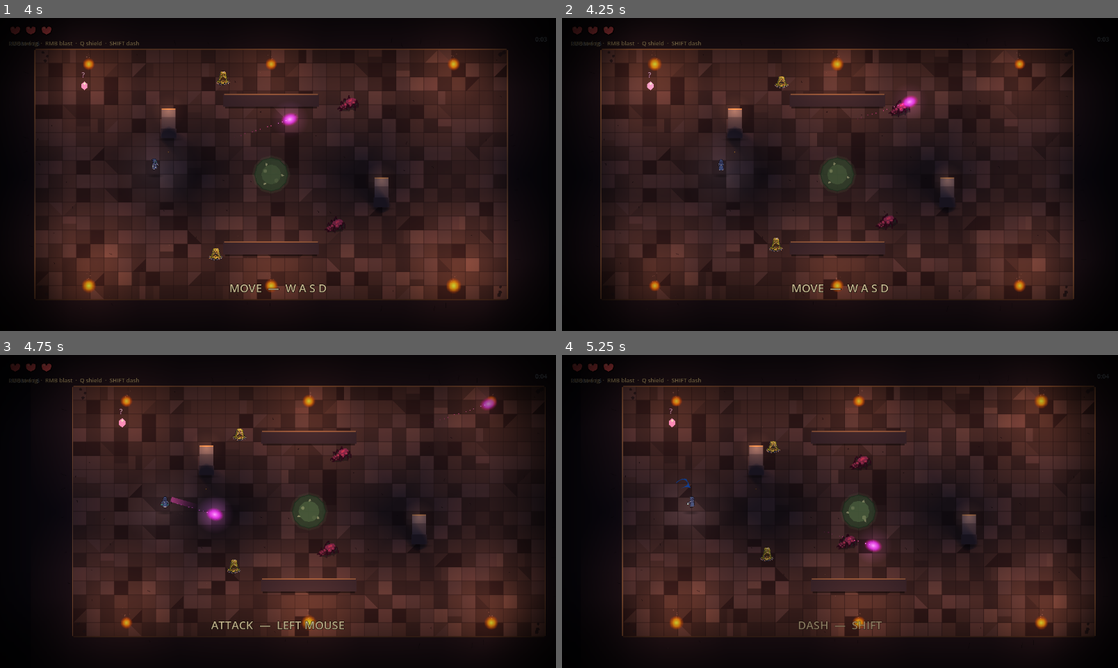
Above: before the commit, frames 1-4 (two rows, left to right).
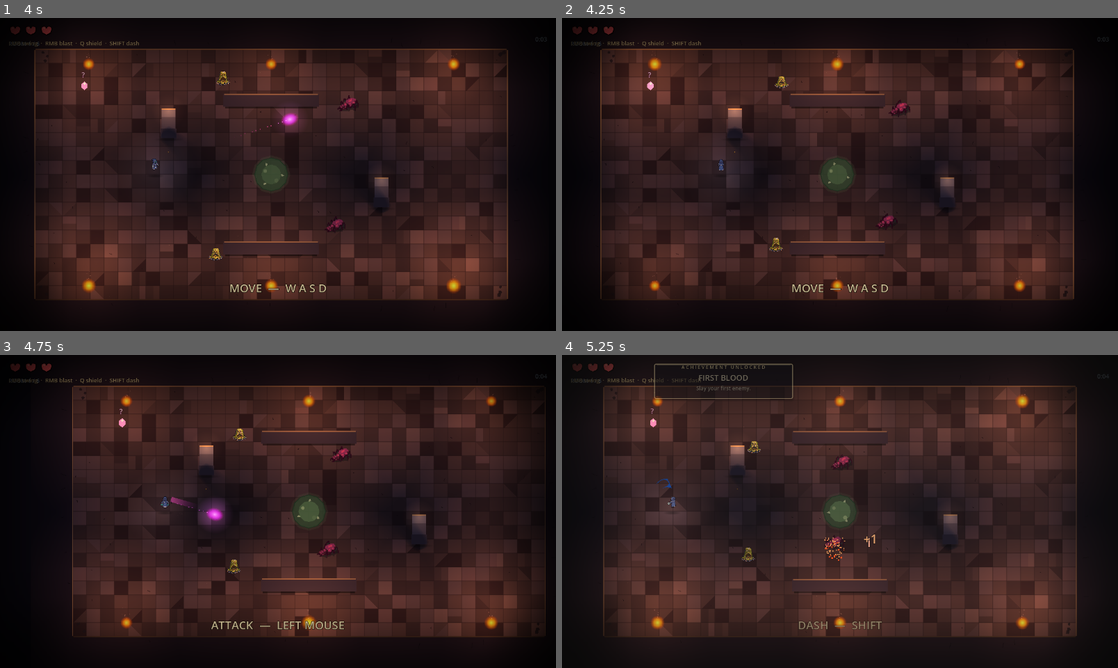
Above: after the commit, the same moments.

Repository: alitaghva1/ethera
Game: Godot game, scene res://scenes/main_menu.tscn
The game is run twice, just before and just after one commit, with the same random seed, the same clock (stepped at 60 frames per second) and the same inputs.
Inputs (mouse positions are in pixels of both pictures, inside the frame that each line leads up to):
- Up to frame 1 (4 s): click "BEGIN" at 0.5 s; tap Enter at 1.25 s; move the mouse to (400, 158) at 1.27 s; hold D (move_right) 1.28-2 s; hold Right mouse button (blast) 1.28-2 s; click (400, 158) at 1.42 s; drag from (166, 190) to (55, 86) at 2.02 s; move the mouse to (333, 105) at 2.77 s; hold D (move_right) 2.78-3.5 s; hold Right mouse button (blast) 2.78-3.5 s; drag from (250, 237) to (155, 152) at 3.52 s
- Up to frame 2 (4.25 s): no input
- Up to frame 3 (4.75 s): move the mouse to (444, 558) at 4.27 s; hold A (move_left) from 4.28 s (still down); hold E (interact) from 4.28 s (still down); right-click (444, 558) at 4.55 s
- Up to frame 4 (5.25 s): release A (move_left) at 5 s; release E (interact) at 5 s; drag from (673, 464) to (756, 433) at 5.02 s

Frame 1 is identical in both runs. In frame 2, 0.1% of the frame differs, in the area x 53-65%, y 24-33%; in frame 3, less than 0.1%; in frame 4, 16%, in the area x 7-96%, y 2-91%.

Commit message:
fix(godot iter-167/168/169): blast hitbox + oversized enemies + AI stuck-detection
User-reported gameplay/feel issues, all fixed:

iter-167 — Blast hitbox 6 → 12 px
  projectile.tscn's CircleShape2D.radius was 6 px while the visible orb
  sprite is ~32 px wide. The player aimed at an enemy, the orb visually
  overlapped, the collider missed. Doubled to 12 — still half the
  visible sprite (so enemy bolts are still dodgeable), but generous
  enough that any near-on-target shot connects.

iter-168 — Oversized enemy sprite_scales bulk pass
  The orc in the user's screenshot was visually 3× the hero's
  silhouette (sprite_scale = 3.733). Same for 10 other enemies that
  had scales from 2.26 to 3.733 — leftovers from a prior HERO_DRAW=80
  era (current HERO_DRAW=60).

  Retuned to target visible heights ≈ 1.4-1.6× hero:
    orc              3.733 → 1.8   (-13.5 y-offset)
    werewolf         3.5   → 1.8   (-13)
    armored_skeleton 2.957 → 1.8   (-14)
    wizard           2.947 → 1.7   (-13.5)
    priest           2.8   → 1.7   (-13.5)
    spectral_priest  2.8   → 1.7   (-13.5)
    archer           2.667 → 1.6   (-14.4)
    ember_bomber     2.6   → 1.6   (-10)
    glyph_warden     2.6   → 1.6   (-13.5)
    rogue_wraith     2.6   → 1.6   (-13.5)
    bonecap          2.261 → 1.5   (-12)

  sprite_y_offsets scaled down proportionally (about 55-60% of original
  to keep visual feet anchored at the body position).

  Bosses (broodmother, iron_revenant) untouched — they should remain
  silhouette-dominant.

iter-169 — Enemy stuck-detection + side-step
  User read: "Enemy AI seems dumb in general and gets stuck a lot."
  Pre-iter-169 chase_contact / telegraphed_melee enemies wedged
  against walls / pillars / each other just pushed into the obstacle
  forever (no pathfinding).

  Cheap heuristic (no NavigationAgent2D): every 0.55 s, compare current
  position to where it was at the last check. If the intended velocity
  was non-zero (the enemy was trying to move) AND actual movement was
  less than 14 px, override velocity with a perpendicular direction
  (50/50 left/right) for 0.40 s. After the dodge expires, normal AI
  resumes — if still wedged, the next check fires another dodge,
  randomized so a pile of enemies doesn't all rubber-band the same
  way.

  Hooked into _tick_chase_contact (slime, orc, ember, werewolf,
  broodmother) and _tick_telegraphed_melee → IDLE chase branch
  (skel, armored_skel, lancer, iron_revenant). Both call
  _maybe_stuck_dodge(delta, intended); the helper is identity when
  the enemy moves freely, so no behavior change in open space.

Bigger fixes (full NavigationAgent2D pathfinding, room layout audit
for chokepoint widths vs new collider sizes) are next-iter work
after seeing how these three feel in motion.

Booted clean.

Co-Authored-By: Claude Opus 4.7 (1M context) <noreply@anthropic.com>

Diff:
--- a/slime-depths-godot/scenes/enemies/archer.tres
+++ b/slime-depths-godot/scenes/enemies/archer.tres
@@ -15,8 +15,8 @@
 attack_sheet = ExtResource("4_attack")
 death_sheet = ExtResource("5_death")
 cell_size = 100
-sprite_scale = 2.667
-sprite_y_offset = -24.0
+sprite_scale = 1.6
+sprite_y_offset = -14.4
 collision_radius = 16.0
 frames_idle = 6
 frames_walk = 8
--- a/slime-depths-godot/scenes/enemies/armored_skeleton.tres
+++ b/slime-depths-godot/scenes/enemies/armored_skeleton.tres
@@ -15,8 +15,8 @@
 attack_sheet = ExtResource("4_attack")
 death_sheet = ExtResource("5_death")
 cell_size = 100
-sprite_scale = 2.957
-sprite_y_offset = -23.7
+sprite_scale = 1.8
+sprite_y_offset = -14.0
 collision_radius = 18.0
 frames_idle = 6
 frames_walk = 8
--- a/slime-depths-godot/scenes/enemies/bonecap.tres
+++ b/slime-depths-godot/scenes/enemies/bonecap.tres
@@ -15,8 +15,8 @@
 attack_sheet = ExtResource("4_attack")
 death_sheet = ExtResource("5_death")
 cell_size = 100
-sprite_scale = 2.261
-sprite_y_offset = -18.1
+sprite_scale = 1.5
+sprite_y_offset = -12.0
 collision_radius = 18.0
 frames_idle = 6
 frames_walk = 8
--- a/slime-depths-godot/scenes/enemies/ember_bomber.tres
+++ b/slime-depths-godot/scenes/enemies/ember_bomber.tres
@@ -26,8 +26,8 @@
 attack_sheet = ExtResource("4_attack")
 death_sheet = ExtResource("5_death")
 cell_size = 100
-sprite_scale = 2.6
-sprite_y_offset = -16.0
+sprite_scale = 1.6
+sprite_y_offset = -10.0
 collision_radius = 18.0
 ; Iter 70 — RED-HOT baseline so the bomber reads "more volatile" than
 ; the regular ember (both reuse ember_*.png). The bomber's prime state
--- a/slime-depths-godot/scenes/enemies/glyph_warden.tres
+++ b/slime-depths-godot/scenes/enemies/glyph_warden.tres
@@ -49,8 +49,8 @@
 attack_sheet = ExtResource("4_attack")
 death_sheet = ExtResource("5_death")
 cell_size = 100
-sprite_scale = 2.6
-sprite_y_offset = -22.0
+sprite_scale = 1.6
+sprite_y_offset = -13.5
 collision_radius = 16.0
 ; Iter 72 — strong gold-amber tint so the warden reads visually as
 ; "rune inscriber" and is unmistakable next to the wiz (neutral
--- a/slime-depths-godot/scenes/enemies/orc.tres
+++ b/slime-depths-godot/scenes/enemies/orc.tres
@@ -15,8 +15,8 @@
 attack_sheet = ExtResource("4_attack")
 death_sheet = ExtResource("5_death")
 cell_size = 100
-sprite_scale = 3.733
-sprite_y_offset = -26.1
+sprite_scale = 1.8
+sprite_y_offset = -14.0
 collision_radius = 20.0
 frames_idle = 6
 frames_walk = 8
--- a/slime-depths-godot/scenes/enemies/priest.tres
+++ b/slime-depths-godot/scenes/enemies/priest.tres
@@ -15,8 +15,8 @@
 attack_sheet = ExtResource("4_attack")
 death_sheet = ExtResource("5_death")
 cell_size = 100
-sprite_scale = 2.8
-sprite_y_offset = -22.4
+sprite_scale = 1.7
+sprite_y_offset = -13.5
 collision_radius = 16.0
 frames_idle = 6
 frames_walk = 8
--- a/slime-depths-godot/scenes/enemies/rogue_wraith.tres
+++ b/slime-depths-godot/scenes/enemies/rogue_wraith.tres
@@ -35,8 +35,8 @@
 attack_sheet = ExtResource("4_attack")
 death_sheet = ExtResource("5_death")
 cell_size = 100
-sprite_scale = 2.6
-sprite_y_offset = -22.0
+sprite_scale = 1.6
+sprite_y_offset = -13.5
 collision_radius = 16.0
 ; Iter 70 — violet + slight transparency so the wraith reads as a
 ; PHANTOM compared to the regular wiz (also using wiz_*.png). The
--- a/slime-depths-godot/scenes/enemies/spectral_priest.tres
+++ b/slime-depths-godot/scenes/enemies/spectral_priest.tres
@@ -27,8 +27,8 @@
 attack_sheet = ExtResource("4_attack")
 death_sheet = ExtResource("5_death")
 cell_size = 100
-sprite_scale = 2.8
-sprite_y_offset = -22.4
+sprite_scale = 1.7
+sprite_y_offset = -13.5
 collision_radius = 16.0
 ; Iter 70 — green-shifted baseline modulate so the spectral_priest reads
 ; as DISTINCT from the regular priest in combat. Without this they share
--- a/slime-depths-godot/scenes/enemies/werewolf.tres
+++ b/slime-depths-godot/scenes/enemies/werewolf.tres
@@ -15,8 +15,8 @@
 attack_sheet = ExtResource("4_attack")
 death_sheet = ExtResource("5_death")
 cell_size = 100
-sprite_scale = 3.5
-sprite_y_offset = -24.5
+sprite_scale = 1.8
+sprite_y_offset = -13.0
 collision_radius = 18.0
 frames_idle = 6
 frames_walk = 8
--- a/slime-depths-godot/scenes/enemies/wiz.tres
+++ b/slime-depths-godot/scenes/enemies/wiz.tres
@@ -15,8 +15,8 @@
 attack_sheet = ExtResource("4_attack")
 death_sheet = ExtResource("5_death")
 cell_size = 100
-sprite_scale = 2.947
-sprite_y_offset = -23.6
+sprite_scale = 1.7
+sprite_y_offset = -13.5
 collision_radius = 18.0
 frames_idle = 6
 frames_walk = 8
--- a/slime-depths-godot/scenes/projectile.tscn
+++ b/slime-depths-godot/scenes/projectile.tscn
@@ -2,8 +2,14 @@
 
 [ext_resource type="Script" path="res://scripts/projectile.gd" id="1_script"]
 
+; Iter 167 — radius 6 → 12. The orb sprite is ~32 px visible; a 6 px
+; collider meant the blast "missed" enemies it visually overlapped
+; (user-reported "blast doesn't feel like it has a proper hitbox").
+; 12 px is half the visible sprite — generous enough that the player
+; reliably hits things they aimed at, small enough that enemy bolts
+; aren't impossible to dodge.
 [sub_resource type="CircleShape2D" id="proj_shape"]
-radius = 6.0
+radius = 12.0
 
 ; Magenta-cored orb — distinct from torch orange + slime/skel red.
 ; Reads as "magic" at a glance in the torchlit dungeon.
--- a/slime-depths-godot/scripts/enemy.gd
+++ b/slime-depths-godot/scripts/enemy.gd
@@ -122,6 +122,28 @@
 # enemy resumes its AI.
 var _hurt_anim_time: float = 0.0
 const HURT_ANIM_DURATION: float = 0.18
+# Iter 169 — stuck detection + side-step. Pre-iter-169 chase_contact
+# enemies wedged against walls / pillars / each other just pushed
+# into the obstacle forever (no pathfinding). User read: "Enemy AI
+# seems dumb in general and gets stuck a lot."
+#
+# Heuristic (cheap, no NavigationAgent2D): every STUCK_CHECK_INTERVAL
+# seconds, compare the enemy's position to where it WAS at the last
+# check. If the intended velocity is non-zero (the enemy is trying
+# to move) AND actual movement was less than STUCK_DIST_THRESHOLD,
+# the enemy is wedged. Override velocity with a perpendicular
+# direction for STUCK_DODGE_DURATION so the enemy "side-steps" around
+# the obstacle. After the dodge window the normal AI resumes — if
+# the enemy is STILL stuck, the next check fires another dodge in
+# the OPPOSITE direction (50/50 randomized so a pile of enemies
+# doesn't collectively rubber-band the same way).
+const STUCK_CHECK_INTERVAL: float = 0.55
+const STUCK_DIST_THRESHOLD: float = 14.0
+const STUCK_DODGE_DURATION: float = 0.40
+var _stuck_check_timer: float = 0.0
+var _stuck_check_pos: Vector2 = Vector2.ZERO
+var _stuck_dodge_timer: float = 0.0
+var _stuck_dodge_dir: Vector2 = Vector2.ZERO
 # Iter 152 — idle bob: subtle vertical sin oscillation on the sprite
 # during non-action states so enemies look ALIVE instead of statues
 # pinned to the floor. Each enemy gets a random phase at _ready so a
@@ -734,6 +756,43 @@
 # ── Behavior: chase_contact ───────────────────────────────────────────
 # Walk straight at hero. Body-bump deals damage on a timer while in
 # contact range. Used by slime, crypt_spider, orc, ember, werewolf.
+# Iter 169 — stuck-detection helper. Takes the intended velocity (the
+# behavior's desired direction × speed); returns either the same
+# velocity (free path) or a perpendicular override (dodging an
+# obstacle). The caller assigns the result to self.velocity.
+#
+# Self-resetting: when the dodge window expires, the next regular
+# check baselines a fresh _stuck_check_pos. If the enemy is still
+# pinned, the next dodge picks a perpendicular (50/50 randomized)
+# — opposite-direction dodges aren't forced because that would
+# rubber-band a pile of enemies the same way.
+func _maybe_stuck_dodge(delta: float, intended: Vector2) -> Vector2:
+	# Currently in a dodge window — keep using the perpendicular dir
+	# at the intended speed.
+	if _stuck_dodge_timer > 0.0:
+		_stuck_dodge_timer -= delta
+		return _stuck_dodge_dir * intended.length()
+	# Tick the stuck-check timer; only evaluate when interval elapses.
+	_stuck_check_timer += delta
+	if _stuck_check_timer < STUCK_CHECK_INTERVAL:
+		return intended
+	_stuck_check_timer = 0.0
+	var moved: float = global_position.distance_to(_stuck_check_pos)
+	_stuck_check_pos = global_position
+	# Only count as stuck if we WERE trying to move AND failed to.
+	# A standing-still enemy (intended near zero) isn't stuck, it's
+	# just at idle.
+	if intended.length() < 1.0 or moved >= STUCK_DIST_THRESHOLD:
+		return intended
+	# Stuck. Pick a perpendicular direction. 50/50 left/right.
+	var dir: Vector2 = intended.normalized()
+	var perp: Vector2 = Vector2(-dir.y, dir.x)
+	if randf() < 0.5:
+		perp = -perp
+	_stuck_dodge_dir = perp
+	_stuck_dodge_timer = STUCK_DODGE_DURATION
+	return perp * intended.length()
+
 func _tick_chase_contact(delta: float) -> void:
 	var t: EnemyType = enemy_type
 	_contact_cd = max(0.0, _contact_cd - delta)
@@ -759,7 +818,12 @@
 	var to_hero: Vector2 = _hero.global_position - global_position
 	var dist: float = to_hero.length()
 	if t.can_move() and dist > 1.0:
-		velocity = to_hero.normalized() * _effective_move_speed()
+		# Iter 169 — pipe the intended chase velocity through the
+		# stuck-dodge helper so wedged enemies side-step. When not
+		# stuck this is a no-op identity (returns the intended
+		# vector unchanged).
+		var intended: Vector2 = to_hero.normalized() * _effective_move_speed()
+		velocity = _maybe_stuck_dodge(delta, intended)
 		# iter-106: hold "attack" pose during the post-hit window so
 		# the sprite reads as the bite/lunge that landed damage.
 		# Fall back to walk if the enemy has no attack frames OR the
@@ -1716,7 +1780,12 @@
 		MeleeState.IDLE:
 			if dist > t.melee_reach * 0.85:
 				if t.can_move():
-					velocity = to_hero.normalized() * _effective_move_speed()
+					# Iter 169 — stuck-dodge for telegraphed_melee. Same
+					# helper as chase_contact. Without this, the larger
+					# melee enemies (Iron Revenant, elite orcs, armored
+					# skel) push into corners and never reach the hero.
+					var intended: Vector2 = to_hero.normalized() * _effective_move_speed()
+					velocity = _maybe_stuck_dodge(delta, intended)
 					sprite.play(&"walk")
 					move_and_slide()
 				else:
